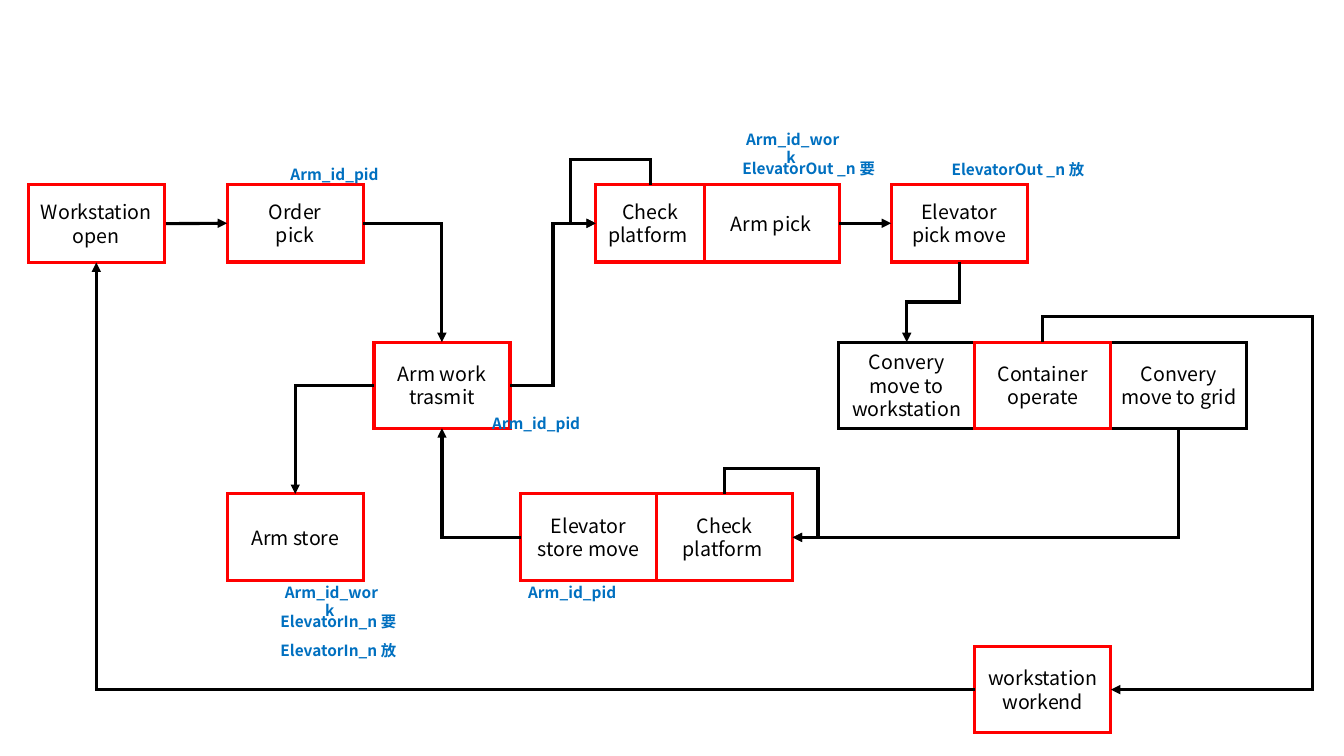
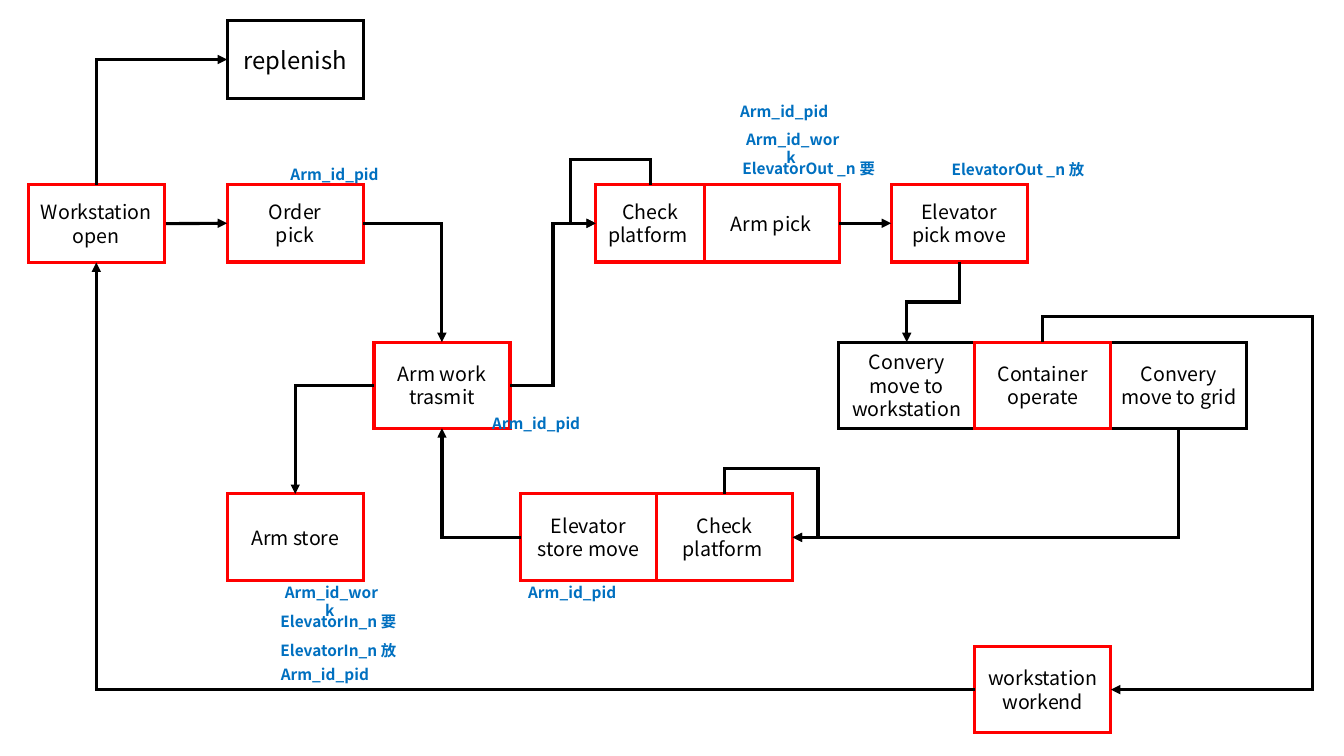
Before and after one commit to ethan1226/asrs_ofai, a slide deck: slide 3 of flowchart.pptx. Drawn at 1344x756 pixels with LibreOffice and Linux fonts; fonts in the diff are those of the drawing. Boxes give left, top, right and bottom in pixels: in the first picture for what was removed or moved away, otherwise in the second. Text is boxed around its words. In the diff, an @@ line names an element or a change of style, - is before the commit and + after.

Commit message:
20210504

```diff
--- a/flowchart.pptx
+++ b/flowchart.pptx
@@ rectangle added at [227, 21, 363, 99], fill #FFFFFF, outline #000000 2.25 pt, 17 pt, text #000000 @@
+replenish
@@ elbow arrow added from (97, 185) to (227, 59), #000000 2.25 pt @@
@@ text added at [740, 104, 828, 121], 11 pt, text #0070C0, bold @@
+Arm_id_pid
@@ text added at [281, 667, 369, 684], 11 pt, text #0070C0, bold @@
+Arm_id_pid
```
